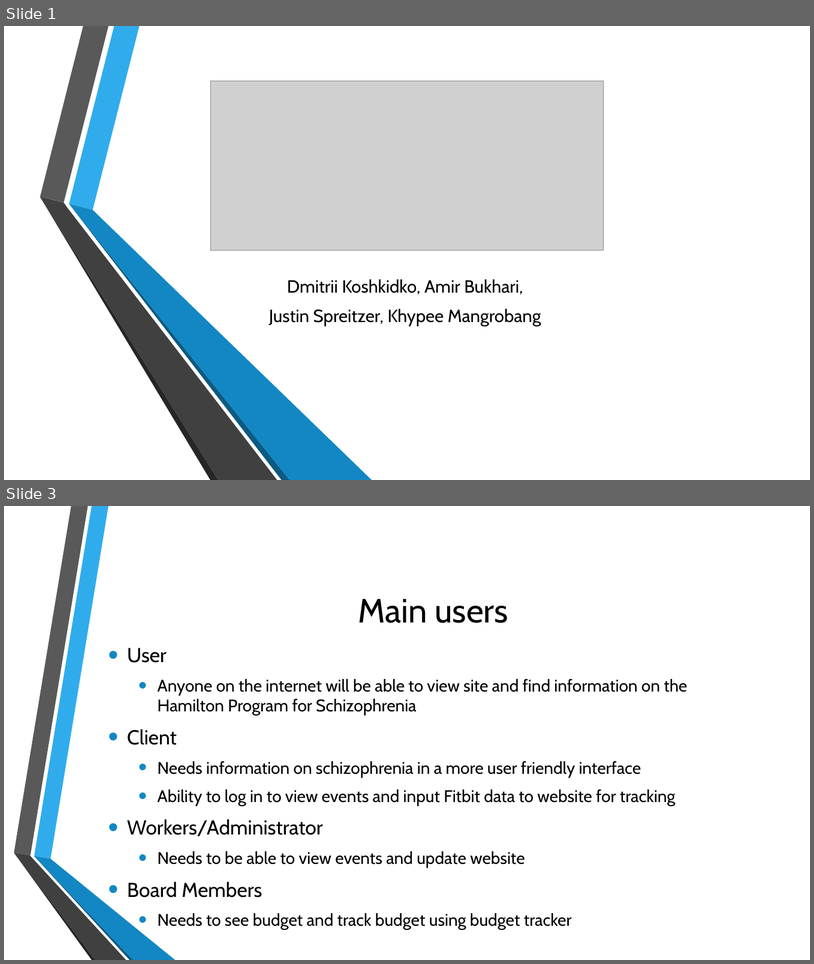
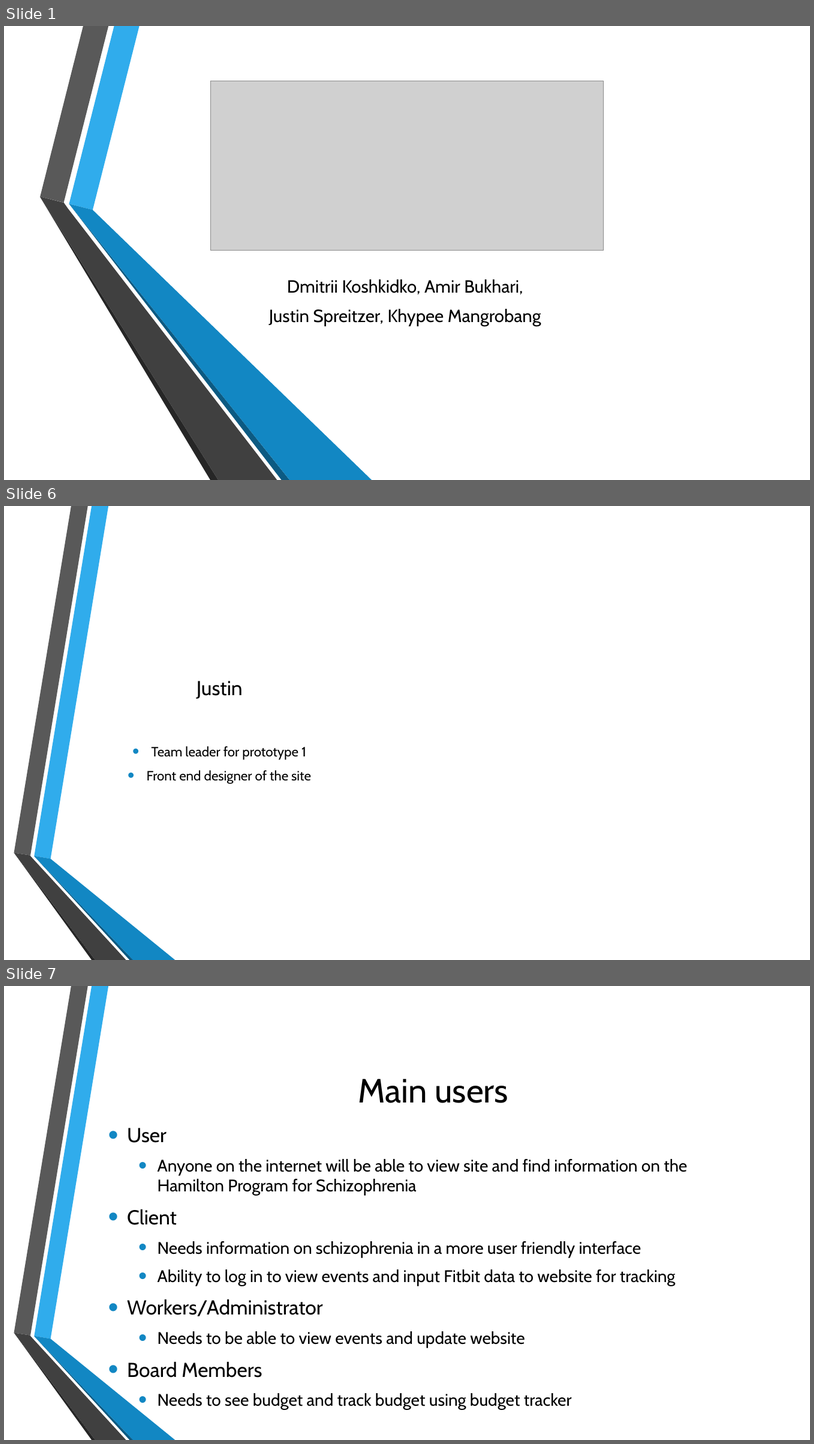
Before and after one commit to amirbukhari/HPS, a slide deck: Main Metaphor.pptx. Shown one above the other, each under a label of ours: slides 1 and 3 before the commit, slides 1, 6 and 7 after it; the slides between them are not shown. The pictures are 814x964 and 814x1444 pixels, drawn with LibreOffice and Linux fonts; fonts in the diff are those of the drawing; grey boxes stand for pictures; background and template pictures are left out. Boxes give left, top, right and bottom in pixels: in the first picture for what was removed or moved away, otherwise in the second. Text is boxed around its words. In the diff, an @@ line names an element or a change of style, - is before the commit and + after.

Commit message:
Justin Metaphor

```diff
--- a/Main Metaphor.pptx
+++ b/Main Metaphor.pptx
@@ slide 6 added at (4,506,810,960), background picture (left out); not listed: 6 template elements that a slide beside it also shows @@
@@ title added at (197,681,243,699), 24 pt, text #000000 @@
+Justin
@@ text added at (147,746,311,784), 16 pt, text #000000 @@
+• Team leader for prototype 1
+• Front end designer of the site
@@ what was slide 3 is now slide 7 @@
```
Also in this commit, not shown: 2 slides changed, 4 other slides added.
